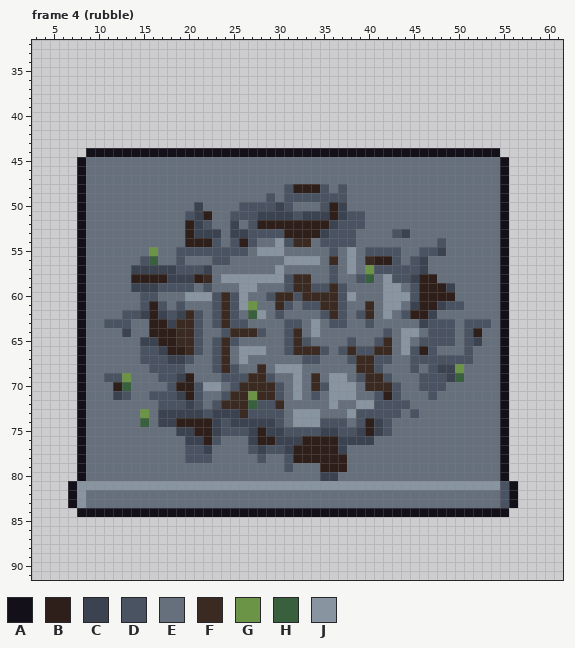
Edited in one commit: pixel-art file (art/structures/house.aseprite). Above: the version before the commit.
64x92 pixels, 4 frames. Colours within 5 levels of each other are drawn and written as one. Shown: frame 4 (rubble): x 3..61, y 32..91. The commit also changed other frames, which this record leaves out.
Palette (. is transparent): A #14101a  B #2e1f1a  C #3b4250  D #4a5361  E #66707d  F #3b2a22  G #6b9447  H #39603d  J #8994a1
Once edited:
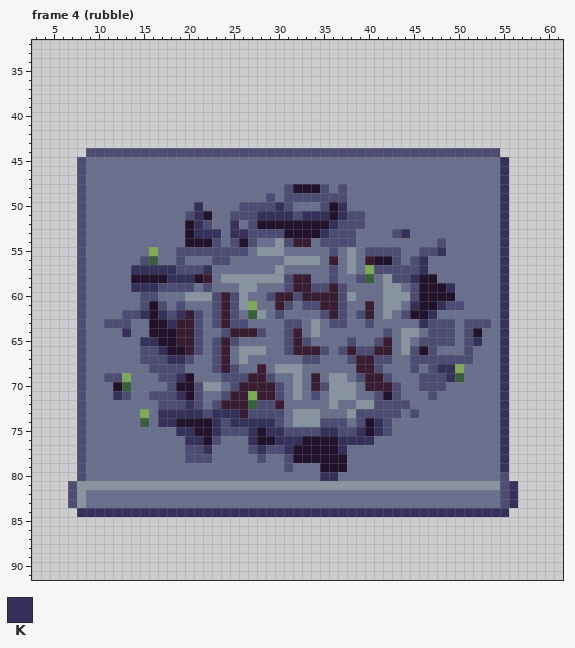
Colours new in this view: K #36315b
Difference:
colour B: #2e1f1a -> #22132c
colour D: #4a5361 -> #4d4d73
colour E: #66707d -> #69708d
colour F: #3b2a22 -> #391d32
colour G: #6b9447 -> #7eab58
Changed rows in their new state; - is a pixel that keeps its letter.
Frame 4 (rubble):
first column x 7:
44 --DDDDDDDDDDDDDDDDDDDDDDDDDDDDDDDDDDDDDDDDDDDDDD--
45 -D----------------------------------------------K-
46 -D----------------------------------------------K-
47 -D----------------------------------------------K-
48 -D----------------------------------------------K-
49 -D----------------------------------------------K-
50 -D------------K--------K------K-----------------K-
51 -D------------K------KKKK-KKK-K-----------------K-
52 -D------------K---K----------K------------------K-
53 -D------------KKK-KK--------K--------K----------K-
54 -D----------------------------------------------K-
55 -D---------------------------------------K------K-
56 -D-------------------------------------K--------K-
57 -D-----KKKKK---K-----------------------K--------K-
58 -D---------KKK------------------------K---------K-
59 -D-----KKK--------------------------------K-----K-
60 -D----------------------------------------------K-
61 -D------------------------------------K--K------K-
62 -D------K-K-K---------------------------K-------K-
63 -D---------K---------------------------K--------K-
64 -D----K-----------------------------------------K-
65 -D------KK-----------------------------------K--K-
66 -D--------K-------------------------------------K-
67 -D---------KK-----------------------------------K-
68 -D---------------------------------------KK-----K-
69 -D----------K-----------------------------K-----K-
70 -D----------------------------------------------K-
71 -D---K------K-----------------------------------K-
72 -D-----------K----------------------------------K-
73 -D--------KKKKK-KKK-----------------------------K-
74 -D--------KK----K-KKKKK-----------K-------------K-
75 -D----------KK--K---K-KK----KK--K-K-------------K-
76 -D-----------KK-----K--KKK----KKKK--------------K-
77 -D-------------K-----K--K-----K-----------------K-
78 -D----------------------------------------------K-
79 -D----------------------------------------------K-
80 -D--------------------------KK------------------D-
81 D------------------------------------------------K
82 D------------------------------------------------K
83 D------------------------------------------------K
84 -KKKKKKKKKKKKKKKKKKKKKKKKKKKKKKKKKKKKKKKKKKKKKKKK-
